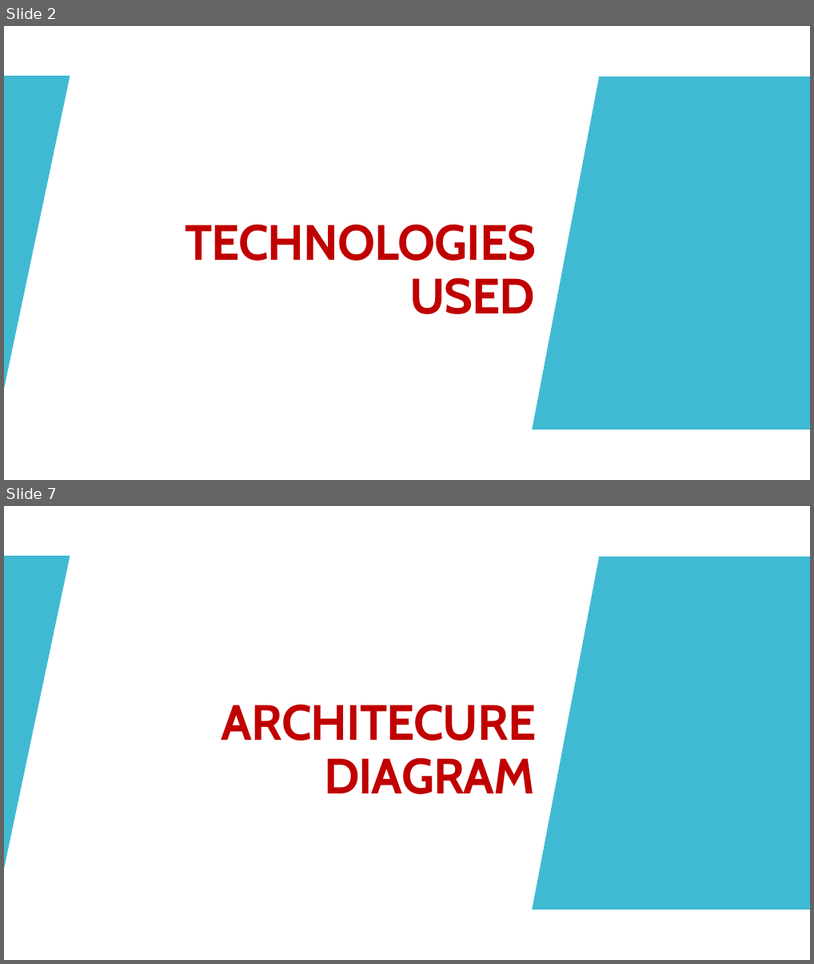
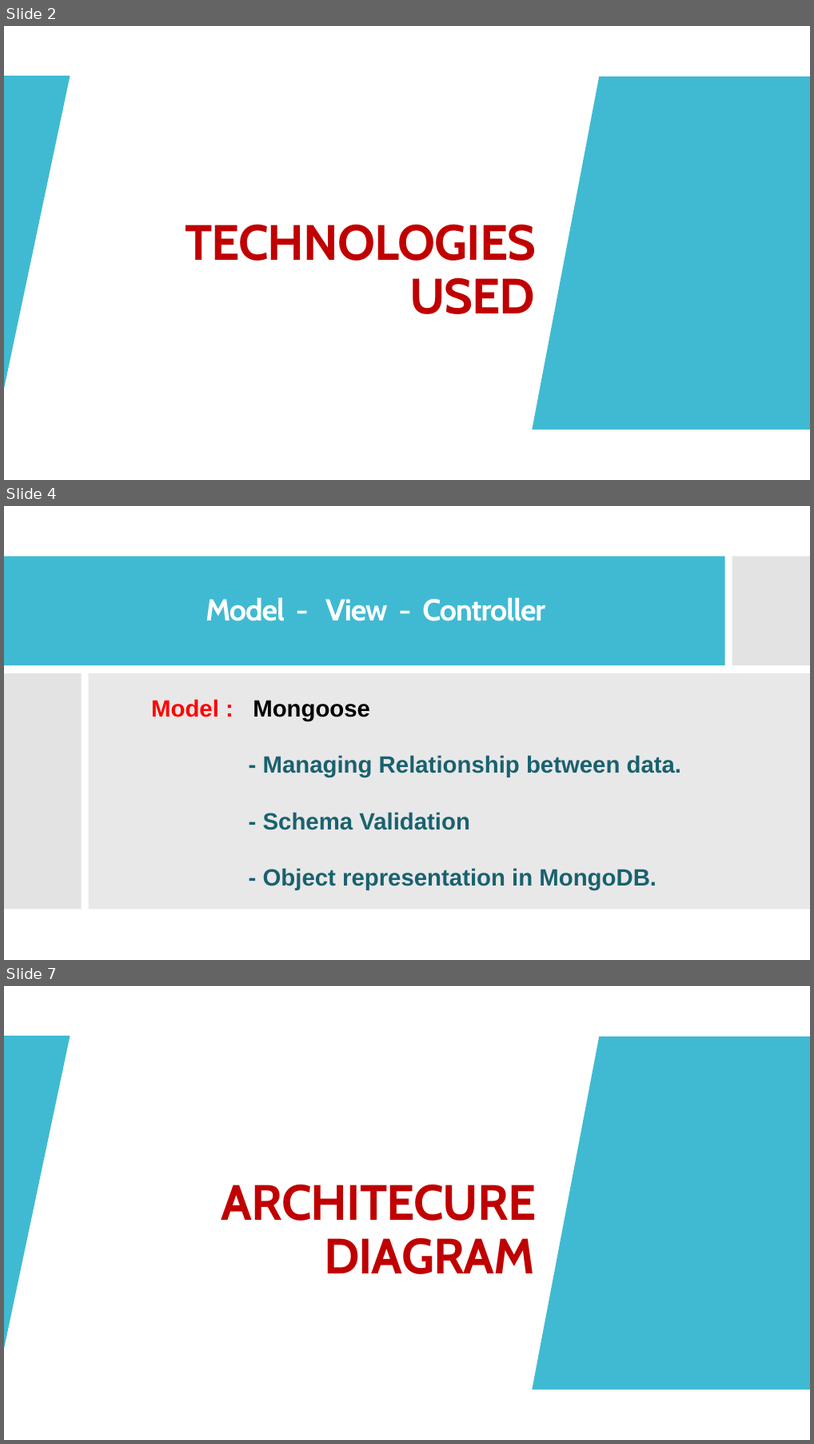
Before and after one commit to wangyang325/CS615Project, a slide deck: Presentation/Social Books.pptx. Shown one above the other, each under a label of ours: slides 2 and 7 before the commit, slides 2, 4 and 7 after it; the slides between them are not shown. The pictures are 814x964 and 814x1444 pixels, drawn with LibreOffice and Linux fonts; fonts in the diff are those of the drawing. Boxes give left, top, right and bottom in pixels: in the first picture for what was removed or moved away, otherwise in the second. Text is boxed around its words. In the diff, an @@ line names an element or a change of style, - is before the commit and + after.

```diff
--- a/Presentation/Social Books.pptx
+++ b/Presentation/Social Books.pptx
@@ slide 4 added at box(4, 506, 810, 960), background #FFFFFF; not listed: 2 template elements that a slide beside it also shows @@
@@ rectangle added at box(4, 506, 810, 960), fill #FFFFFF @@
@@ rectangle added at box(4, 556, 726, 666), fill #40BAD2 @@
@@ rectangle added at box(733, 556, 810, 666), fill #C8C8C8 at 50% opacity @@
@@ title added at box(206, 597, 546, 621), 36 pt, text #FFFFFF, bold @@
+Model - View - Controller
@@ rectangle added at box(4, 673, 82, 909), fill #C8C8C8 at 50% opacity @@
@@ rectangle added at box(89, 673, 810, 909), fill #D9D9D9 at 60% opacity @@
@@ text added at box(151, 699, 682, 890), 28 pt, text #1A616F, bold @@
+Model : Mongoose
+      - Managing Relationship between data.
+      - Schema Validation
+      - Object representation in MongoDB.
```
Also in this commit, not shown: 7 slides changed, 3 other slides added, 4 slides removed.
